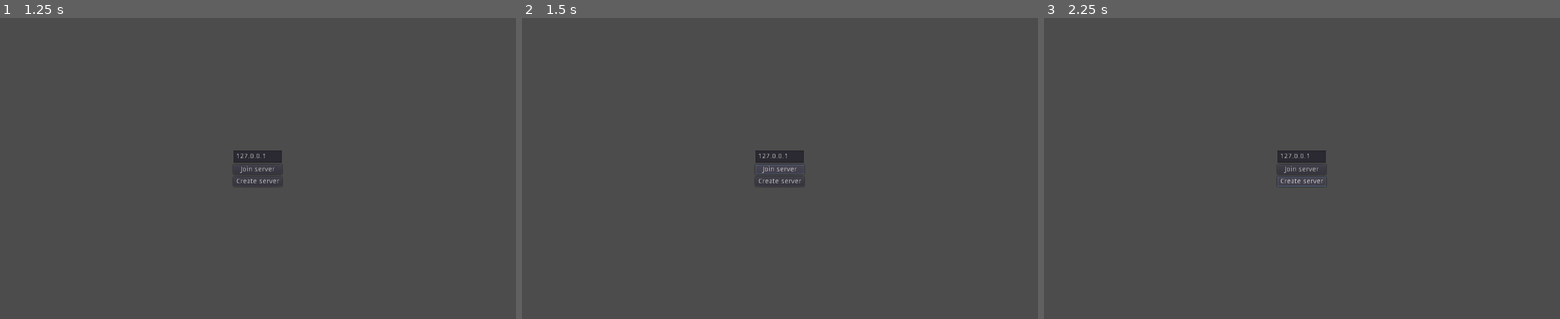
Above: before the commit, frames 1-3 (left to right).
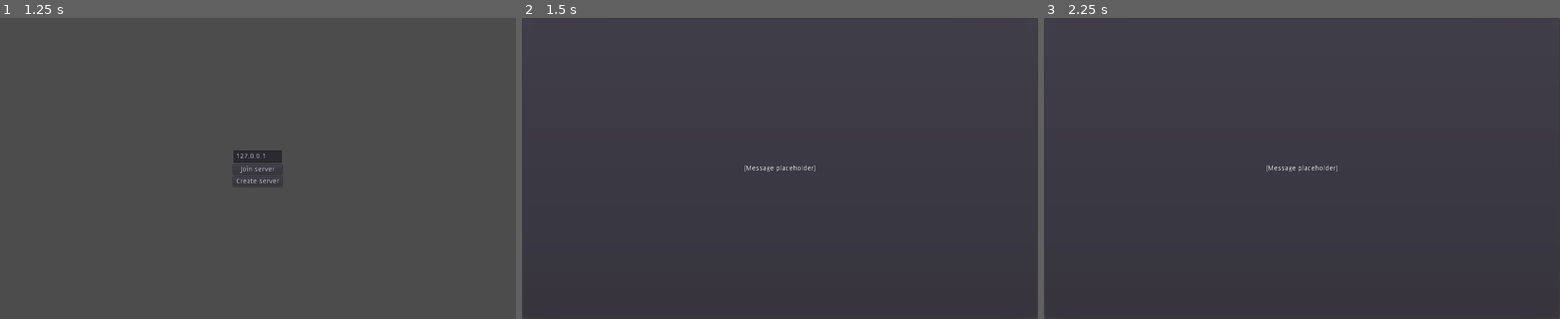
Above: after the commit, the same moments.

Repository: zDonik1/ProjectD
Game: Godot game, scene res://scenes/main.tscn
Same seed, same stepped clock (60 frames per second), same inputs: the game is played once before the commit and once after it.
Inputs (mouse positions are in pixels of both pictures, inside the frame that each line leads up to):
- Up to frame 1 (1.25 s): tap Enter at 0.5 s; move the mouse to (371, 153) at 0.52 s; hold Right (ui_right) from 0.53 s (still down); hold Shift from 0.53 s (still down); click (371, 153) at 0.67 s
- Up to frame 2 (1.5 s): release Right (ui_right) at 1.25 s; release Shift at 1.25 s; click "Join server" at 1.25 s
- Up to frame 3 (2.25 s): click "Create server" at 2 s

Frame 1 is identical in both runs. In frame 2, 0.9% of the frame differs, in the area x 0-100%, y 0-100%; in frame 3, 0.9%.

Commit message:
fix(main): removed MainMenu

Diff:
--- a/scenes/main.tscn
+++ b/scenes/main.tscn
@@ -1,15 +1,14 @@
 [gd_scene load_steps=4 format=2]
 
 [ext_resource path="res://scripts/lobby.gd" type="Script" id=1]
-[ext_resource path="res://scenes/main_menu.tscn" type="PackedScene" id=2]
 [ext_resource path="res://scripts/coordinator.gd" type="Script" id=3]
+[ext_resource path="res://scripts/main.gd" type="Script" id=4]
 
 [node name="Main" type="Node"]
+script = ExtResource( 4 )
 
 [node name="Lobby" type="Node" parent="."]
 script = ExtResource( 1 )
 
 [node name="Coordinator" type="Node" parent="."]
 script = ExtResource( 3 )
-
-[node name="MainMenu" parent="." instance=ExtResource( 2 )]
